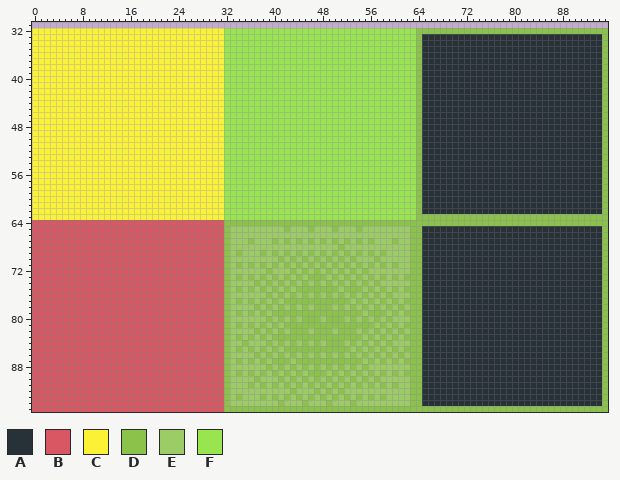
File history of a pixel-art file, Assets/AnimationImporter-master/tiles/tile_mesh.ase. The picture above is the old version.
96x96 pixels, 1 frame. Shown: x 0..95, y 31..95.
Palette (. is transparent): A #263238  B #d95763  C #fbf236  D #8bc34a  E #9ccc65  F #99e550
Now the later version:
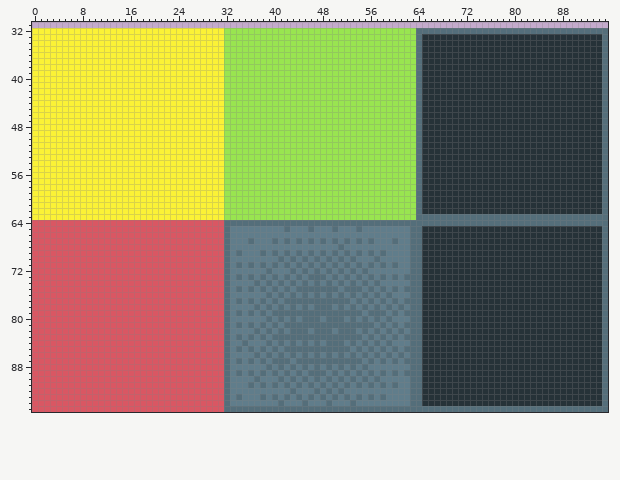
Changes in this commit:
colour D: #8bc34a -> #546e7a
colour E: #9ccc65 -> #607d8b
Boxes around the changes in both pictures, in picture pixels (x1, y1, x2, y2):
changed: (224, 28, 608, 412)
